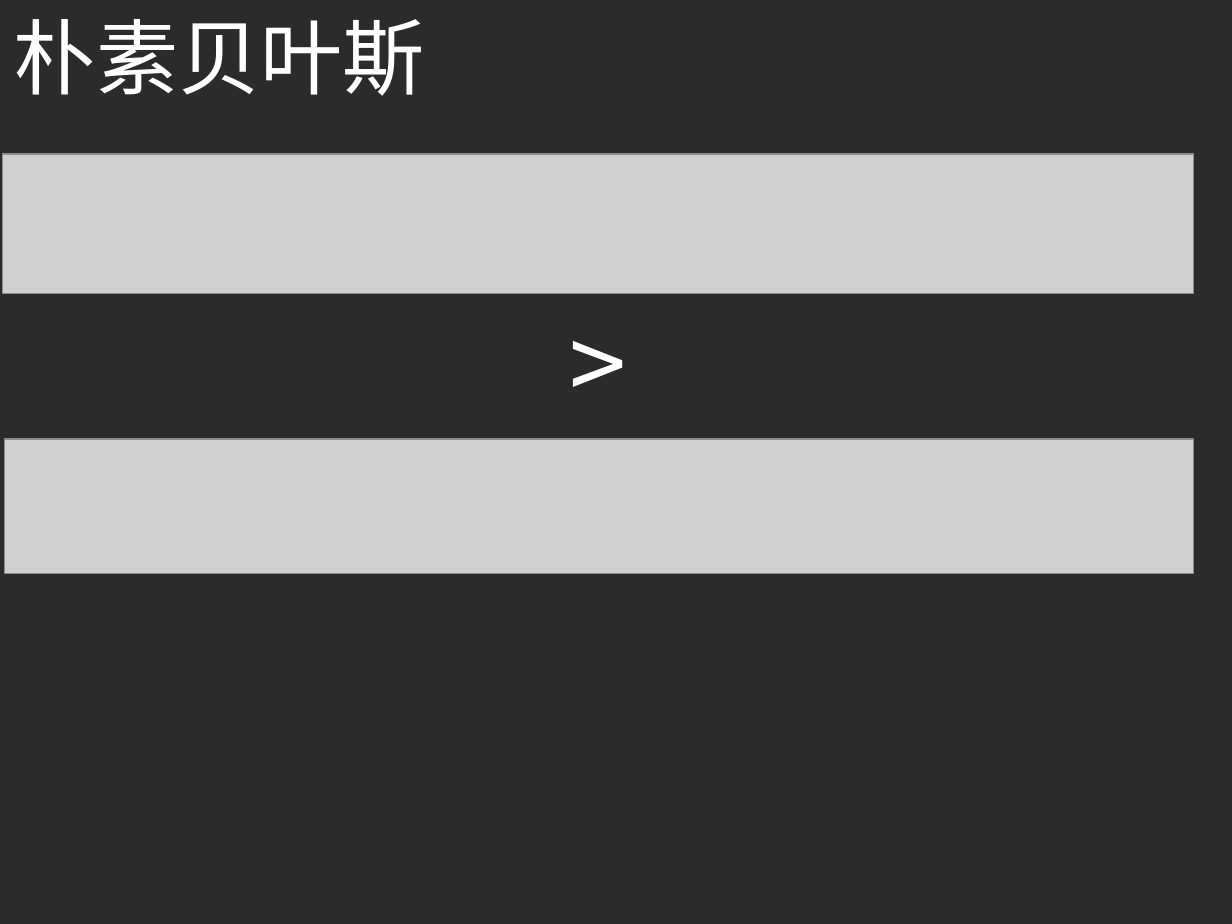
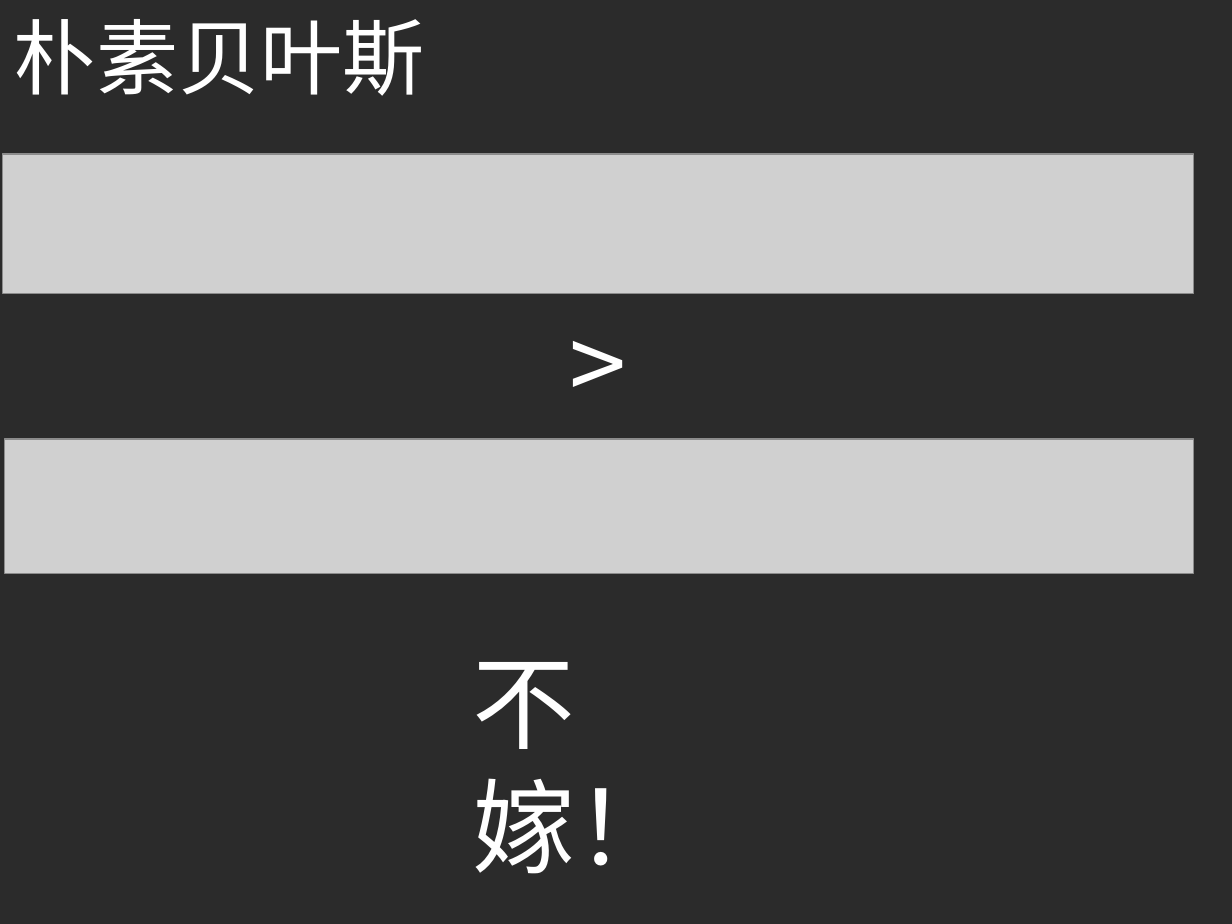
Before and after one commit to ouriris/ml-course, a slide deck: slide 20 of chapter.2/ppt/ML_CH2.3_Naive_Bayes.pptx. Drawn at 1232x924 pixels with LibreOffice and Linux fonts; fonts in the diff are those of the drawing; grey boxes stand for pictures; background and template pictures are left out; a plain dark background stands for a picture behind light text. Boxes give left, top, right and bottom in pixels: in the first picture for what was removed or moved away, otherwise in the second. Text is boxed around its words. In the diff, an @@ line names an element or a change of style, - is before the commit and + after.

Commit message:
Add CH4 PPT

```diff
--- a/chapter.2/ppt/ML_CH2.3_Naive_Bayes.pptx
+++ b/chapter.2/ppt/ML_CH2.3_Naive_Bayes.pptx
@@ text added at (x1=473, y1=662, x2=678, y2=874), 60 pt, text #FFFFFF @@
+不嫁！
```
Also in this commit, not shown: 5 slides added.
